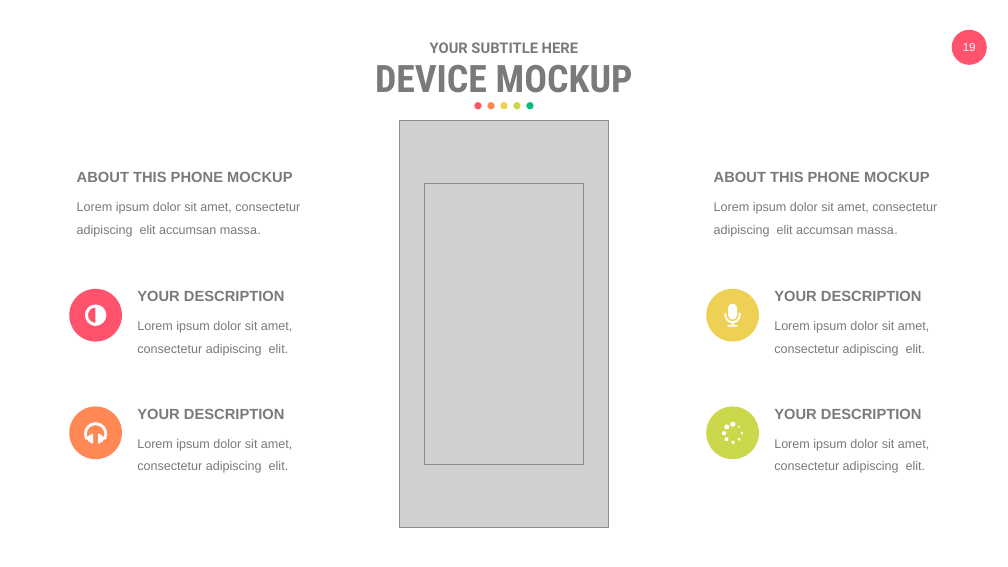
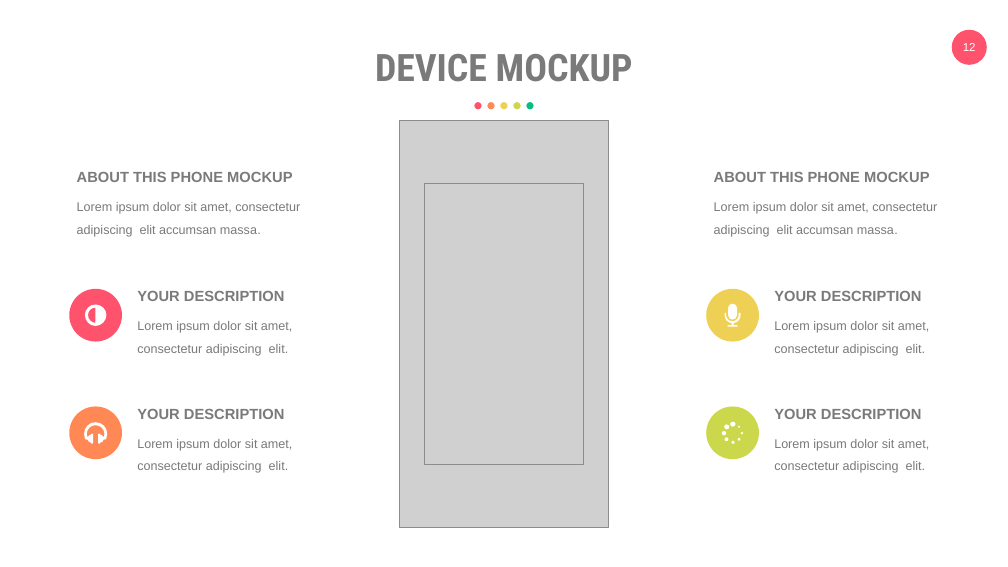
Before and after one commit to eemintz/ResearchML, a slide deck: slide 12 of PresentationEliyahuMintz.pptx (slide 19 before the commit). Drawn at 1008x567 pixels with LibreOffice and Linux fonts; fonts in the diff are those of the drawing; grey boxes stand for pictures. Boxes give left, top, right and bottom in pixels: in the first picture for what was removed or moved away, otherwise in the second. Text is boxed around its words. In the diff, an @@ line names an element or a change of style, - is before the commit and + after.

```diff
--- a/PresentationEliyahuMintz.pptx
+++ b/PresentationEliyahuMintz.pptx
@@ text "DEVICE MOCKUP": place and size @@
-text "DEVICE MOCKUP" at [375,65,633,93]
+text "DEVICE MOCKUP" at [375,54,633,82]
@@ text removed at [430,42,578,53] @@
-YOUR SUBTITLE HERE
@@ page number at [963,43,976,51]: text changed @@
-19
+12
```
Also in this commit, not shown: 9 other slides changed, 7 slides added, 8 slides removed.
